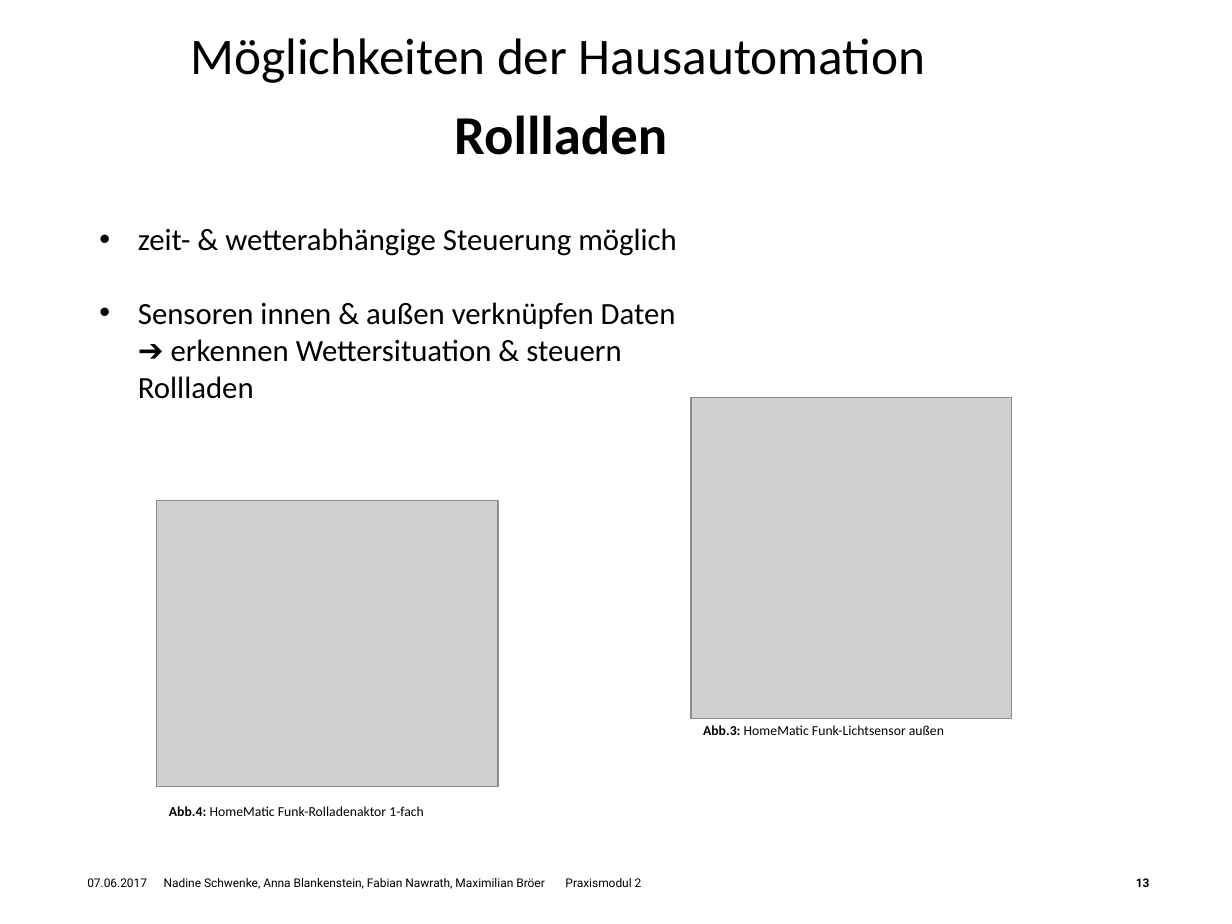
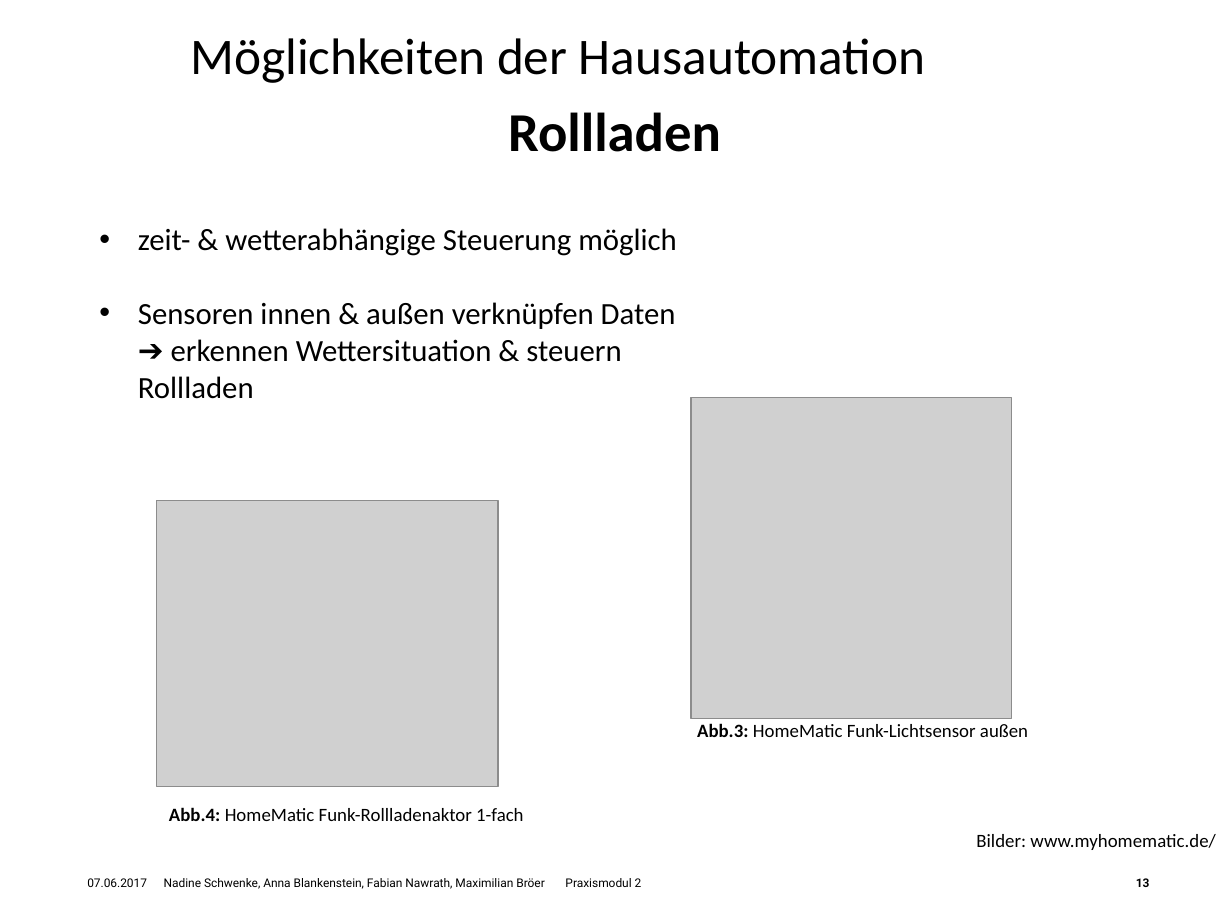
Before and after one commit to Nawygator/Praxisseminar, a slide deck: slide 13 of HSHL_Hausautomationssysteme.potx.pptx. Drawn at 1232x924 pixels with LibreOffice and Linux fonts; fonts in the diff are those of the drawing; grey boxes stand for pictures; background and template pictures are left out. Boxes give left, top, right and bottom in pixels: in the first picture for what was removed or moved away, otherwise in the second. Text is boxed around its words. In the diff, an @@ line names an element or a change of style, - is before the commit and + after.

```diff
--- a/HSHL_Hausautomationssysteme.potx.pptx
+++ b/HSHL_Hausautomationssysteme.potx.pptx
@@ text "Rollladen": place and size @@
-text "Rollladen" at [454, 115, 667, 155]
+text "Rollladen" at [508, 112, 721, 152]
@@ text "Abb.3: HomeMatic Funk-Lichtsensor außen" at [697, 723, 1028, 737]: size 8 to 11 pt @@
@@ text at [169, 807, 523, 821]: text changed; size 8 to 11 pt @@
-Abb.4: HomeMatic Funk-Rolladenaktor 1-fach
+Abb.4: HomeMatic Funk-Rollladenaktor 1-fach
@@ text added at [976, 834, 1215, 850], 11 pt, text #000000 @@
+Bilder: www.myhomematic.de/
```
Also in this commit, not shown: 9 other slides changed, 1 other file.
